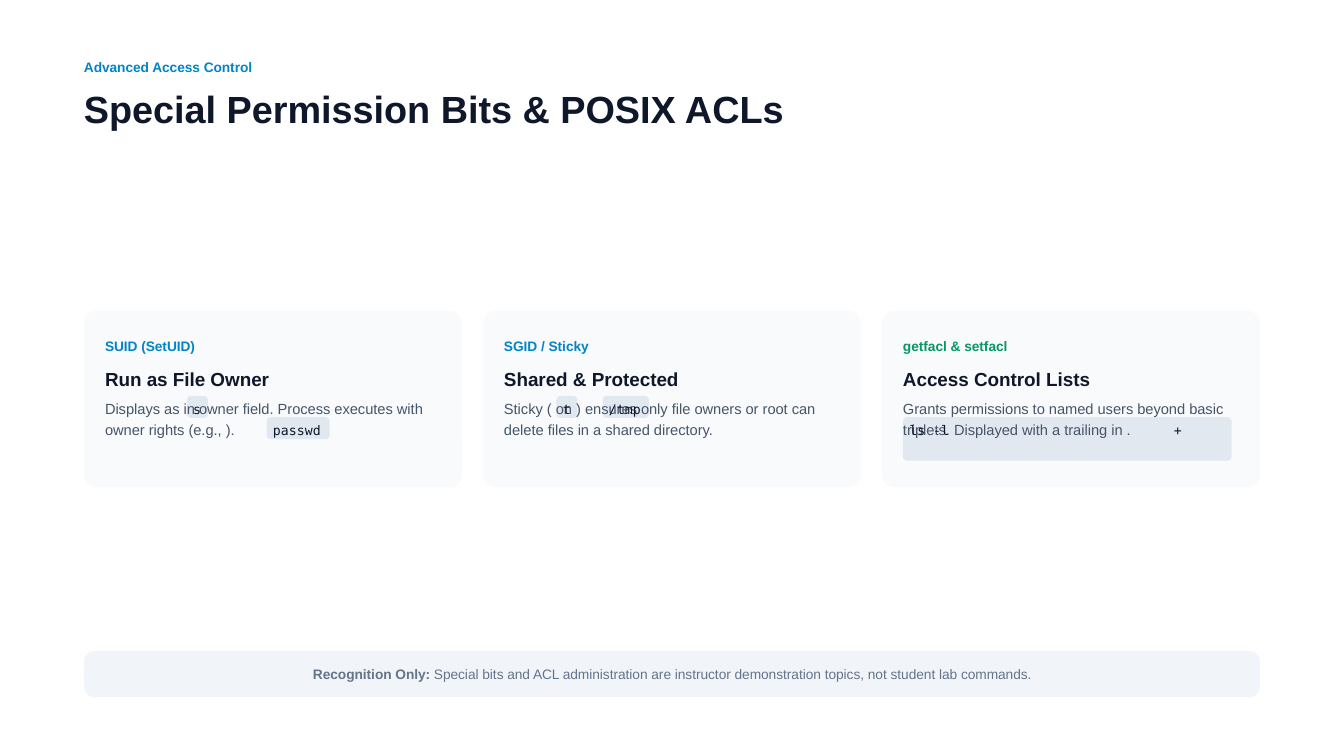
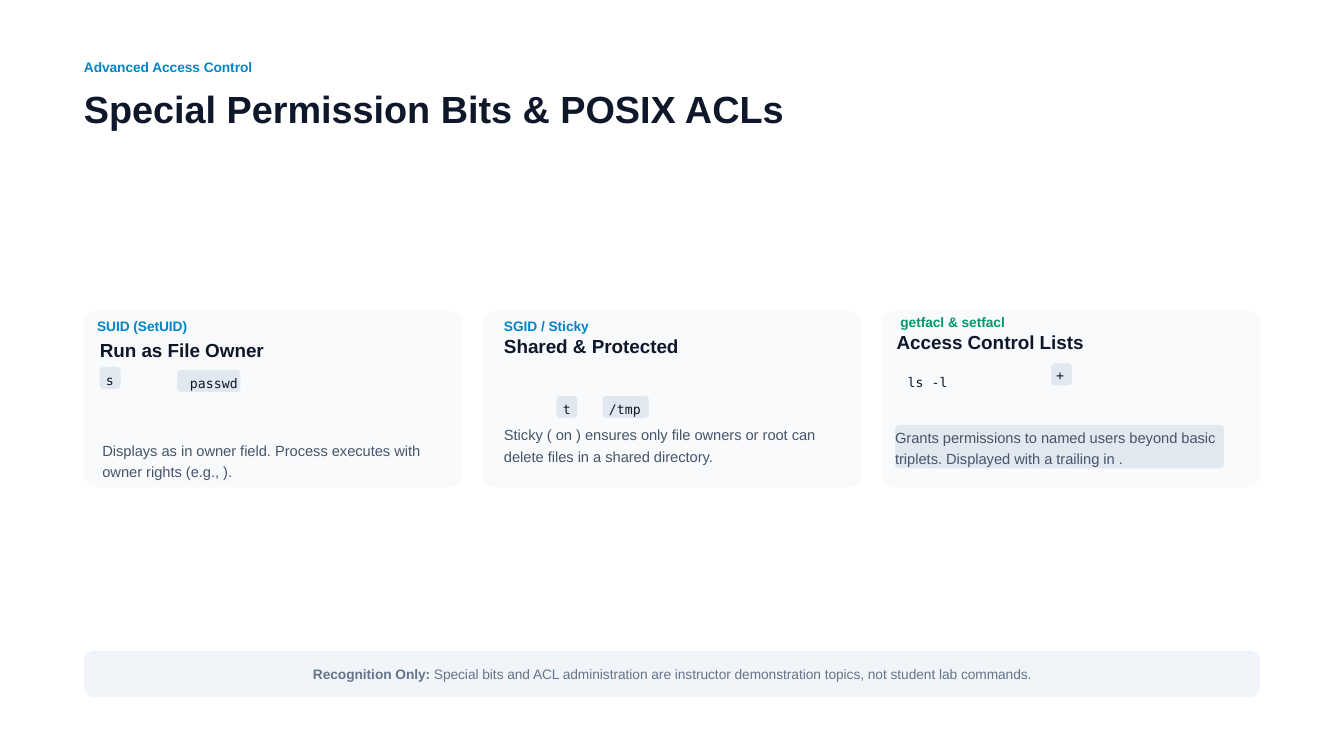
Before and after one commit to flybfree/Linux_Introduction_recovered, a slide deck: slide 11 of Presentation/Lesson 4_ Users, Groups, and Permissions.pptx. Drawn at 1344x756 pixels with LibreOffice and Linux fonts; fonts in the diff are those of the drawing. Boxes give left, top, right and bottom in pixels: in the first picture for what was removed or moved away, otherwise in the second. Text is boxed around its words. In the diff, an @@ line names an element or a change of style, - is before the commit and + after.

```diff
--- a/Presentation/Lesson 4_ Users, Groups, and Permissions.pptx
+++ b/Presentation/Lesson 4_ Users, Groups, and Permissions.pptx
@@ text "SUID (SetUID)": place and size @@
-text "SUID (SetUID)" at box(105, 341, 195, 354)
+text "SUID (SetUID)" at box(97, 321, 187, 334)
@@ text "SGID / Sticky": place and size @@
-text "SGID / Sticky" at box(504, 341, 589, 354)
+text "SGID / Sticky" at box(504, 321, 589, 334)
@@ text "getfacl & setfacl": place and size @@
-text "getfacl & setfacl" at box(903, 341, 1007, 354)
+text "getfacl & setfacl" at box(900, 317, 1005, 330)
@@ text "Run as File Owner": place and size @@
-text "Run as File Owner" at box(105, 372, 269, 386)
+text "Run as File Owner" at box(100, 343, 264, 357)
@@ text "Shared & Protected": place and size @@
-text "Shared & Protected" at box(504, 372, 679, 386)
+text "Shared & Protected" at box(504, 339, 679, 353)
@@ text "Access Control Lists": place and size @@
-text "Access Control Lists" at box(903, 372, 1090, 386)
+text "Access Control Lists" at box(897, 335, 1084, 349)
@@ rounded rectangle: place and size @@
-rounded rectangle at box(187, 396, 208, 418)
+rounded rectangle at box(100, 367, 121, 389)
@@ text "s": place and size @@
-text "s" at box(193, 406, 201, 414)
+text "s" at box(106, 377, 114, 385)
@@ rounded rectangle: place and size @@
-rounded rectangle at box(267, 417, 330, 440)
+rounded rectangle at box(177, 370, 240, 392)
@@ text "passwd": place and size @@
-text "passwd" at box(273, 425, 321, 438)
+text "passwd" at box(190, 378, 238, 391)
@@ text "ls -l": place and size @@
-text "ls -l" at box(909, 425, 949, 438)
+text "ls -l" at box(908, 377, 948, 387)
@@ rounded rectangle: place and size @@
-rounded rectangle at box(1168, 417, 1189, 440)
+rounded rectangle at box(1052, 363, 1073, 385)
@@ text "+": place and size @@
-text "+" at box(1175, 419, 1215, 438)
+text "+" at box(1057, 364, 1097, 382)
@@ text "Displays as in owner field. ...": place and size @@
-text "Displays as in owner field. ..." at box(105, 403, 423, 438)
+text "Displays as in owner field. ..." at box(102, 445, 420, 480)
@@ text "Sticky ( on ) ensures ...": place and size @@
-text "Sticky ( on ) ensures ..." at box(504, 403, 816, 438)
+text "Sticky ( on ) ensures ..." at box(504, 429, 816, 465)
@@ text "Grants permissions to named users ...": place and size @@
-text "Grants permissions to named users ..." at box(903, 403, 1223, 438)
+text "Grants permissions to named users ..." at box(895, 432, 1215, 467)
@@ rounded rectangle: place and size @@
-rounded rectangle at box(903, 417, 1232, 461)
+rounded rectangle at box(895, 425, 1224, 469)
```
Also in this commit, not shown: 8 other slides changed, 7 other files.
